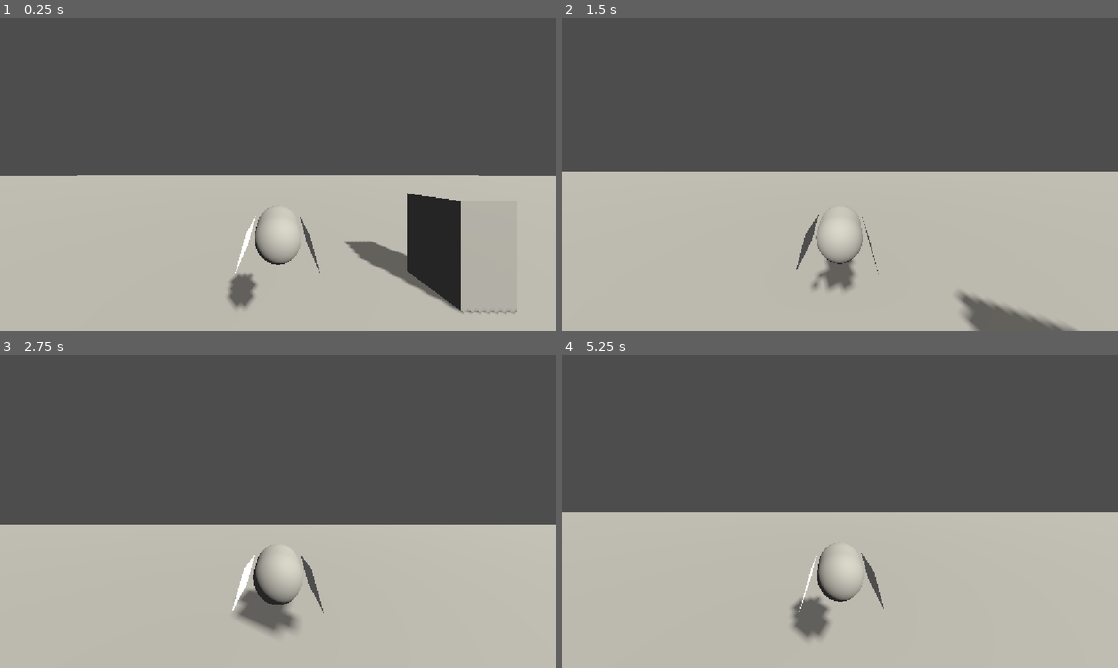
Above: before the commit, frames 1-4 (two rows, left to right).
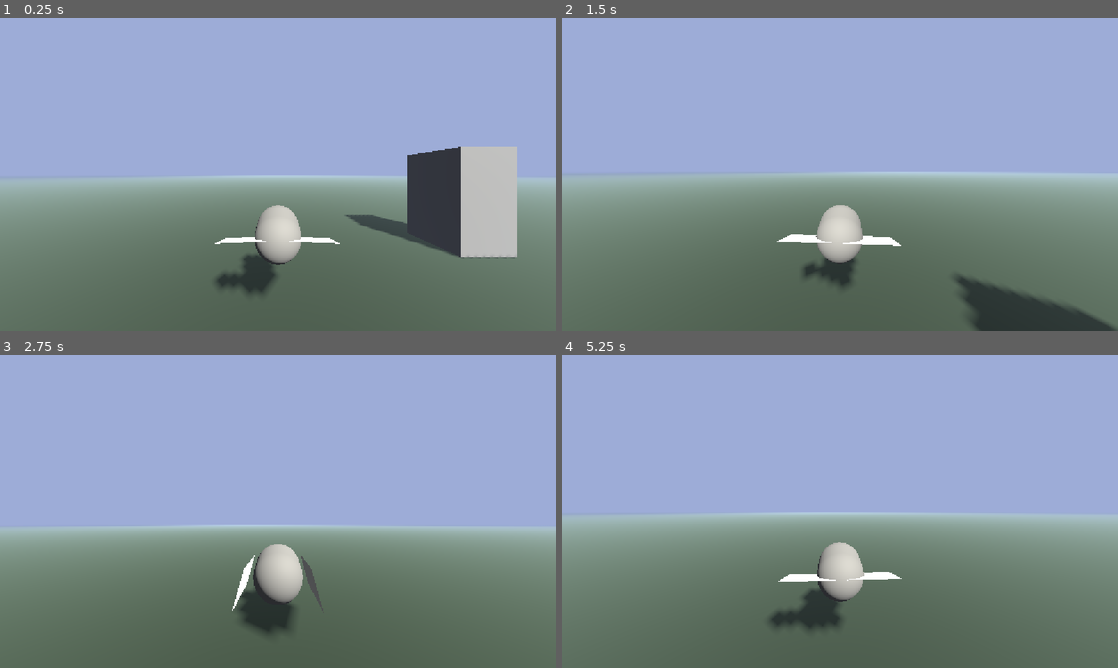
Above: after the commit, the same moments.

Repository: Su-Nes/bird-game
Game: Godot game, scene res://World/World.tscn
Two runs of this game, one before a commit and one after it. Both use one fixed random seed, a clock stepped at 60 frames per second and the inputs below.
Inputs (mouse positions are in pixels of both pictures, inside the frame that each line leads up to):
- Up to frame 1 (0.25 s): no input
- Up to frame 2 (1.5 s): move the mouse to (867, 174) at 0.52 s; hold W (forward) from 0.53 s (still down); tap Space (jump) at 0.77 s; move the mouse to (812, 174) at 1.27 s
- Up to frame 3 (2.75 s): keep holding W (forward); tap Space (jump) at 1.52 s; move the mouse to (289, 505) at 2.02 s
- Up to frame 4 (5.25 s): keep holding W (forward); move the mouse to (834, 517) at 2.77 s; tap Space (jump) at 3.02, 3.77, 4.52 s; move the mouse to (878, 514) at 3.52 s; move the mouse to (795, 508) at 4.27 s; move the mouse to (845, 511) at 5.02 s

The runs differ from the first frame. In frame 1, 94% of the frame differs, in the area x 0-100%, y 0-100%; in frame 2, 99%; in frame 3, 98%; in frame 4, 99%.

Commit message:
Created first basic wing states.

Diff:
--- /dev/null
+++ b/Common/Scripts/Entity/WingStates/WingState.gd
@@ -0,0 +1,6 @@
+extends State
+
+class_name WingState
+
+
+var state_machine_wing : WingStateMachine
--- /dev/null
+++ b/Common/Scripts/Entity/WingStates/WingStateMachine.gd
@@ -0,0 +1,21 @@
+extends StateMachine
+
+class_name WingStateMachine
+
+
+@export var WING_L : Node3D
+@export var WING_R: Node3D
+
+var idle_rotation_l : Vector3
+var idle_rotation_r : Vector3
+
+func _ready() -> void:
+	super()
+
+	idle_rotation_l = WING_L.rotation
+	idle_rotation_r = WING_R.rotation
+
+	# Register wing state machine in children
+	for child in get_children():
+		if child is WingState:
+			child.state_machine_wing = self
--- /dev/null
+++ b/Common/Scripts/Entity/WingStates/WingsGlide.gd
@@ -0,0 +1,27 @@
+extends WingState
+
+class_name WingsGliding
+
+
+@export var WING_ROTATION_DIST : Vector3
+@export var GLIDE_LERP : float
+
+var target_rotation_l : Vector3
+var target_rotation_r : Vector3
+
+func enter():
+	print("Wings entered Glide state.")
+
+	target_rotation_l.x = state_machine_wing.idle_rotation_l.x + deg_to_rad(WING_ROTATION_DIST.x)
+	target_rotation_l.y = state_machine_wing.idle_rotation_l.y + deg_to_rad(WING_ROTATION_DIST.y)
+	target_rotation_l.z = state_machine_wing.idle_rotation_l.z + deg_to_rad(WING_ROTATION_DIST.z)
+
+	target_rotation_r.x = state_machine_wing.idle_rotation_r.x - deg_to_rad(WING_ROTATION_DIST.x)
+	target_rotation_r.y = state_machine_wing.idle_rotation_r.y - deg_to_rad(WING_ROTATION_DIST.y)
+	target_rotation_r.z = state_machine_wing.idle_rotation_r.z - deg_to_rad(WING_ROTATION_DIST.z)
+
+
+func physics_update(_delta: float):
+	# Move wings to glide state
+	state_machine_wing.WING_L.rotation = lerp(state_machine_wing.WING_L.rotation, target_rotation_l , GLIDE_LERP)
+	state_machine_wing.WING_R.rotation = lerp(state_machine_wing.WING_R.rotation, target_rotation_r, GLIDE_LERP)
--- /dev/null
+++ b/Common/Scripts/Entity/WingStates/WingsIdle.gd
@@ -0,0 +1,15 @@
+extends WingState
+
+class_name WingsIdle
+
+@export var IDLE_LERP : float
+
+
+func enter():
+	print("Wings entered Idle state.")
+	pass
+
+func physics_update(_delta: float):
+	# Move wings to idle state
+	state_machine_wing.WING_L.rotation = lerp(state_machine_wing.WING_L.rotation, state_machine_wing.idle_rotation_l, IDLE_LERP)
+	state_machine_wing.WING_R.rotation = lerp(state_machine_wing.WING_R.rotation, state_machine_wing.idle_rotation_r, IDLE_LERP)
--- a/Player/ControllerStates/FallState.gd
+++ b/Player/ControllerStates/FallState.gd
@@ -7,6 +7,7 @@
 @onready var collision_shape_3d: CollisionShape3D = $"../../CollisionShape3D"
 @onready var extension_functions: PlayerExtensionFunctions = $"../.."
 
+@export var WING_STATES : WingStateMachine
 @export var GLIDE_SPEED = 4.5
 @export var AIR_INERTIA = 2.5
 
@@ -14,6 +15,7 @@
 
 func enter():
 	print("Entered Fall state.")
+	WING_STATES.change_state("wingsgliding")
 
 # Get the gravity from the project settings to be synced with RigidBody nodes.
 var gravity = ProjectSettings.get_setting("physics/3d/default_gravity")
--- a/Player/ControllerStates/IdleState.gd
+++ b/Player/ControllerStates/IdleState.gd
@@ -2,6 +2,8 @@
 
 class_name IdleState
 
+
+@export var WING_STATES : WingStateMachine
 
 @onready var pivot: Node3D = $"../../CameraPivot"
 @onready var player_controller: CharacterBody3D = $"../.."
@@ -13,7 +15,8 @@
 
 
 func enter():
-	print("Entering Idle state")
+	#print("Entering Idle state")
+	WING_STATES.change_state("wingsidle")
 
 # Get the gravity from the project settings to be synced with RigidBody nodes.
 var gravity = ProjectSettings.get_setting("physics/3d/default_gravity")
--- a/Player/ControllerStates/JumpState.gd
+++ b/Player/ControllerStates/JumpState.gd
@@ -18,7 +18,7 @@
 @onready var extension_functions: PlayerExtensionFunctions = $"../.."
 
 func enter():
-	print("Entered Jump state")
+	#print("Entered Jump state")
 	player_controller.velocity.y = JUMP_VELOCITY
 
 	isJumping = true
--- a/Player/ControllerStates/WalkState.gd
+++ b/Player/ControllerStates/WalkState.gd
@@ -17,7 +17,8 @@
 var velocity
 
 func enter():
-	print("Entered Walk state")
+	#print("Entered W4alk state")
+	pass
 
 func physics_update(delta):
 	# Switch to fall state if player controller is not on ground.
--- a/Player/PlayerController.tscn
+++ b/Player/PlayerController.tscn
@@ -1,15 +1,22 @@
 [gd_scene format=3 uid="uid://babt3u5ap0jca"]
 
 [ext_resource type="Script" uid="uid://dm2dd5qgbqoj2" path="res://Common/Scripts/StateMachine/StateMachine.gd" id="1_8rupm"]
-[ext_resource type="Script" uid="uid://l7hd3n1tcy23" path="res://Player/GeneralScripts/ControllerFunctions.gd" id="1_vn67c"]
+[ext_resource type="Script" uid="uid://l7hd3n1tcy23" path="res://Player/Scripting/ControllerFunctions.gd" id="1_vn67c"]
+[ext_resource type="Script" uid="uid://bxdcmrg2ufjm8" path="res://Common/Scripts/Entity/WingStates/WingStateMachine.gd" id="2_2m3hy"]
 [ext_resource type="Script" uid="uid://3m20wys6ugrl" path="res://Player/ControllerStates/IdleState.gd" id="2_ldje2"]
+[ext_resource type="Script" uid="uid://bei6l034pllt6" path="res://Common/Scripts/Entity/WingStates/WingsIdle.gd" id="3_laaob"]
 [ext_resource type="Script" uid="uid://dsxe0ls16mjwb" path="res://Player/ControllerStates/WalkState.gd" id="3_ldje2"]
-[ext_resource type="Script" uid="uid://isw8sgo3oloe" path="res://Player/GeneralScripts/CameraMotion.gd" id="4_bacvh"]
+[ext_resource type="Script" uid="uid://isw8sgo3oloe" path="res://Player/Scripting/CameraMotion.gd" id="4_bacvh"]
 [ext_resource type="Script" uid="uid://dh7ybwg1n3d1q" path="res://Player/ControllerStates/JumpState.gd" id="4_j8irr"]
+[ext_resource type="Script" uid="uid://chuogpiglf4ke" path="res://Common/Scripts/Entity/WingStates/WingsGlide.gd" id="4_x8g6g"]
 [ext_resource type="Script" uid="uid://bvfkhbgfu15mb" path="res://Player/ControllerStates/FallState.gd" id="5_mdtj2"]
 
 [sub_resource type="CapsuleMesh" id="CapsuleMesh_qkran"]
 height = 1.3310547
+
+[sub_resource type="PrismMesh" id="PrismMesh_qkran"]
+left_to_right = 0.8
+size = Vector3(0.135, 0.17, 0.195)
 
 [sub_resource type="StandardMaterial3D" id="StandardMaterial3D_60uoq"]
 cull_mode = 2
@@ -18,10 +25,6 @@
 lightmap_size_hint = Vector2i(7, 7)
 material = SubResource("StandardMaterial3D_60uoq")
 size = Vector2(0.335, 0.51)
-
-[sub_resource type="PrismMesh" id="PrismMesh_qkran"]
-left_to_right = 0.8
-size = Vector3(0.135, 0.17, 0.195)
 
 [sub_resource type="CapsuleShape3D" id="CapsuleShape3D_6md3q"]
 height = 1.3232422
@@ -38,45 +41,68 @@
 transform = Transform3D(0.5, 0, 0, 0, 0.12940954, 0.4829629, 0, -0.4829629, 0.12940954, 0, 0, 0)
 mesh = SubResource("CapsuleMesh_qkran")
 
-[node name="Wings" type="Node3D" parent="Mesh" unique_id=1425311760]
-
-[node name="WingMeshL" type="MeshInstance3D" parent="Mesh/Wings" unique_id=1754773031]
-transform = Transform3D(0.25881907, 4.222196e-08, -0.9659258, 0.9659258, -1.1313341e-08, 0.25881907, 0, -1, -4.371139e-08, -0.30533126, 0, 0.18659747)
-mesh = SubResource("QuadMesh_joydu")
-
-[node name="WingMeshR" type="MeshInstance3D" parent="Mesh/Wings" unique_id=502445274]
-transform = Transform3D(-0.25881904, 5.5024728e-08, -0.9659258, 0.9659258, -4.222196e-08, -0.25881904, -5.5024728e-08, -1, -4.222196e-08, 0.3, 0, 0.187)
-mesh = SubResource("QuadMesh_joydu")
-
 [node name="Beak" type="Node3D" parent="Mesh" unique_id=1190860183]
 
 [node name="BeakMesh" type="MeshInstance3D" parent="Mesh/Beak" unique_id=852340943]
 transform = Transform3D(-4.371139e-08, 0, 1, -1, -4.371139e-08, -4.371139e-08, 4.371139e-08, -1, 1.9106855e-15, 0, 0, -0.35896307)
 mesh = SubResource("PrismMesh_qkran")
 
+[node name="Wings" type="Node3D" parent="Mesh" unique_id=1564395972]
+
+[node name="Meshes" type="Node3D" parent="Mesh/Wings" unique_id=1425311760]
+
+[node name="WingMeshL" type="MeshInstance3D" parent="Mesh/Wings/Meshes" unique_id=1754773031]
+transform = Transform3D(0.25881907, 4.222196e-08, -0.9659258, 0.9659258, -1.1313341e-08, 0.25881907, 0, -1, -4.371139e-08, -0.30533126, 0, 0.18659747)
+mesh = SubResource("QuadMesh_joydu")
+
+[node name="WingMeshR" type="MeshInstance3D" parent="Mesh/Wings/Meshes" unique_id=502445274]
+transform = Transform3D(-0.25881904, 5.5024728e-08, -0.9659258, 0.9659258, -4.222196e-08, -0.25881904, -5.5024728e-08, -1, -4.222196e-08, 0.3, 0, 0.187)
+mesh = SubResource("QuadMesh_joydu")
+
+[node name="WingStateMachine" type="Node" parent="Mesh/Wings" unique_id=1856348885 node_paths=PackedStringArray("WING_L", "WING_R", "initial_state")]
+script = ExtResource("2_2m3hy")
+WING_L = NodePath("../Meshes/WingMeshL")
+WING_R = NodePath("../Meshes/WingMeshR")
+initial_state = NodePath("WingsIdle")
+metadata/_custom_type_script = "uid://dm2dd5qgbqoj2"
+
+[node name="WingsIdle" type="Node" parent="Mesh/Wings/WingStateMachine" unique_id=1782642588]
+script = ExtResource("3_laaob")
+IDLE_LERP = 0.1
+metadata/_custom_type_script = "uid://bei6l034pllt6"
+
+[node name="WingsGliding" type="Node" parent="Mesh/Wings/WingStateMachine" unique_id=919575308]
+script = ExtResource("4_x8g6g")
+WING_ROTATION_DIST = Vector3(-60, -90, 0)
+GLIDE_LERP = 0.2
+metadata/_custom_type_script = "uid://chuogpiglf4ke"
+
 [node name="CollisionShape3D" type="CollisionShape3D" parent="." unique_id=1116598755 groups=["Player"]]
 transform = Transform3D(0.5, 0, 0, 0, 0.5, 0, 0, 0, 0.5, 0, 0, 0)
 shape = SubResource("CapsuleShape3D_6md3q")
 
-[node name="StateMachine" type="Node" parent="." unique_id=1931093873 node_paths=PackedStringArray("initial_state")]
+[node name="MovementStateMachine" type="Node" parent="." unique_id=1931093873 node_paths=PackedStringArray("initial_state")]
 script = ExtResource("1_8rupm")
 initial_state = NodePath("WalkState")
 
-[node name="IdleState" type="Node" parent="StateMachine" unique_id=984515081]
+[node name="IdleState" type="Node" parent="MovementStateMachine" unique_id=984515081 node_paths=PackedStringArray("WING_STATES")]
 script = ExtResource("2_ldje2")
+WING_STATES = NodePath("../../Mesh/Wings/WingStateMachine")
 
-[node name="WalkState" type="Node" parent="StateMachine" unique_id=1798480752]
+[node name="WalkState" type="Node" parent="MovementStateMachine" unique_id=1798480752]
 script = ExtResource("3_ldje2")
 MOVE_SPEED = 3.0
 GROUND_INERTIA = 7.0
 
-[node name="JumpState" type="Node" parent="StateMachine" unique_id=1176370450]
+[node name="JumpState" type="Node" parent="MovementStateMachine" unique_id=1176370450]
 script = ExtResource("4_j8irr")
 JUMP_VELOCITY = 2
+JUMP_GRAVITY = 20
 metadata/_custom_type_script = "uid://dh7ybwg1n3d1q"
 
-[node name="FallState" type="Node" parent="StateMachine" unique_id=329827307]
+[node name="FallState" type="Node" parent="MovementStateMachine" unique_id=329827307 node_paths=PackedStringArray("WING_STATES")]
 script = ExtResource("5_mdtj2")
+WING_STATES = NodePath("../../Mesh/Wings/WingStateMachine")
 metadata/_custom_type_script = "uid://bvfkhbgfu15mb"
 
 [node name="CameraPivot" type="Node3D" parent="." unique_id=2114444008]
--- a/World/World.tscn
+++ b/World/World.tscn
@@ -3,18 +3,34 @@
 [ext_resource type="PackedScene" uid="uid://babt3u5ap0jca" path="res://Player/PlayerController.tscn" id="1_folwd"]
 
 [sub_resource type="Environment" id="Environment_qkran"]
+fog_enabled = true
+fog_light_color = Color(0.61347324, 0.67559487, 0.84342957, 1)
+
+[sub_resource type="CameraAttributesPhysical" id="CameraAttributesPhysical_nld0w"]
 
 [sub_resource type="PhysicsMaterial" id="PhysicsMaterial_qkran"]
 
 [sub_resource type="BoxShape3D" id="BoxShape3D_6md3q"]
 size = Vector3(50, 0.1, 50)
 
+[sub_resource type="Curve" id="Curve_il6x7"]
+_data = [Vector2(0, 0), 0.0, 0.0, 0, 0, Vector2(0.3525641, 0.37078655), 0.0, 0.0, 0, 0, Vector2(0.49358976, 1), 0.0, 0.0, 0, 0, Vector2(0.74358976, 0.3820225), 0.0, 0.0, 0, 0, Vector2(0.9102564, 0.61797756), 0.0, 0.0, 0, 0, Vector2(1, 0.764045), 0.0, 0.0, 0, 0]
+point_count = 6
+
+[sub_resource type="CurveTexture" id="CurveTexture_mlekv"]
+curve = SubResource("Curve_il6x7")
+
+[sub_resource type="ORMMaterial3D" id="ORMMaterial3D_folwd"]
+albedo_color = Color(0.38908803, 0.48227894, 0.36401728, 1)
+albedo_texture = SubResource("CurveTexture_mlekv")
+
 [sub_resource type="PlaneMesh" id="PlaneMesh_qkran"]
+material = SubResource("ORMMaterial3D_folwd")
 
 [node name="World" type="Node3D" unique_id=2109053146]
 
 [node name="PlayerController" parent="." unique_id=1403665214 instance=ExtResource("1_folwd")]
-transform = Transform3D(1, 0, 0, 0, 1, 0, 0, 0, 1, 0, 1.9827304, 0)
+transform = Transform3D(1, 0, 0, 0, 1, 0, 0, 0, 1, 0, 1, 0)
 
 [node name="DirectionalLight3D" type="DirectionalLight3D" parent="." unique_id=1303183820]
 transform = Transform3D(0.6550948, -0.6722641, 0.34483546, 0.27809775, 0.6389092, 0.71725625, -0.7025042, -0.3739729, 0.6055014, 0, 10, 0)
@@ -25,6 +41,7 @@
 
 [node name="WorldEnvironment" type="WorldEnvironment" parent="." unique_id=1917248881]
 environment = SubResource("Environment_qkran")
+camera_attributes = SubResource("CameraAttributesPhysical_nld0w")
 
 [node name="LevelObjects" type="Node3D" parent="." unique_id=2034537777]
 
Not shown, added: Common/Scripts/Entity/WingStates/WingState.gd.uid
Not shown, added: Common/Scripts/Entity/WingStates/WingStateMachine.gd.uid
Not shown, added: Common/Scripts/Entity/WingStates/WingsGlide.gd.uid
Not shown, added: Common/Scripts/Entity/WingStates/WingsIdle.gd.uid
Renamed: Player/GeneralScripts/CameraMotion.gd -> Player/Scripting/CameraMotion.gd
Renamed: Player/GeneralScripts/CameraMotion.gd.uid -> Player/Scripting/CameraMotion.gd.uid
Renamed: Player/GeneralScripts/ControllerFunctions.gd -> Player/Scripting/ControllerFunctions.gd
Renamed: Player/GeneralScripts/ControllerFunctions.gd.uid -> Player/Scripting/ControllerFunctions.gd.uid
